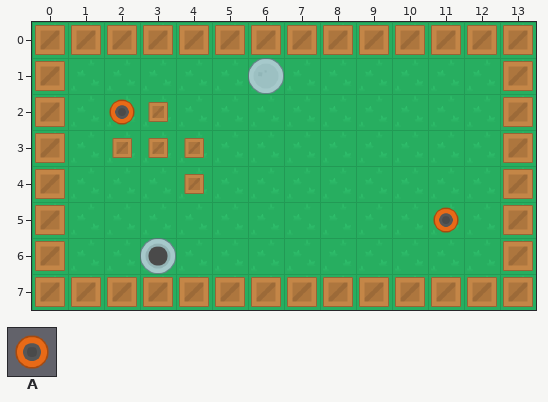
A Tiled map gets an edit: bot-battles/data/source/map.tmx. The picture above was drawn from the file before the commit.
Cells are 64x64 px. Shown: x 0..13, y 0..7.
Key: from "map": A 197.
Objects are placed by their top-left corner, in cells (3,4 is the top-left corner of cell 3,4); size is 1x1 cell unless given.
Layers that did not change in this view are not listed.
Objects on layer "botSpawner" before:
A "botSpawner2" at 2,2
A "botSpawner1" at 11,5
Now the later version:
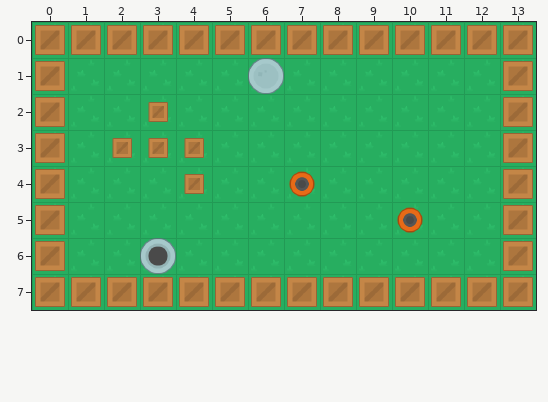
What changed:
Layer "botSpawner":
changed: A "botSpawner2" at 2,2 -> A "botSpawner2" at 7,4
changed: A "botSpawner1" at 11,5 -> A "botSpawner1" at 10,5
Where, in picture pixels (left, top, right, bottom), the same in both pictures:
old place: (109, 99, 135, 125)
new place: (289, 171, 315, 197)
changed: (397, 207, 459, 233)
